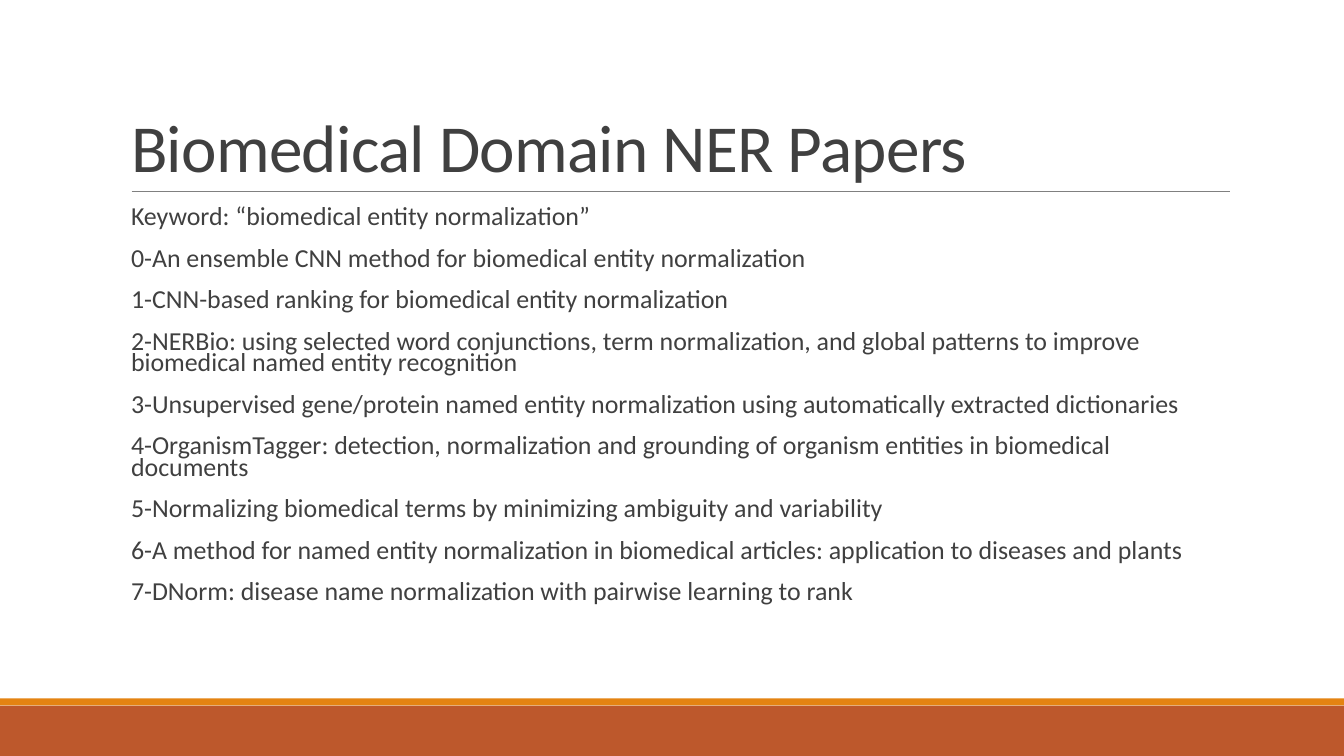
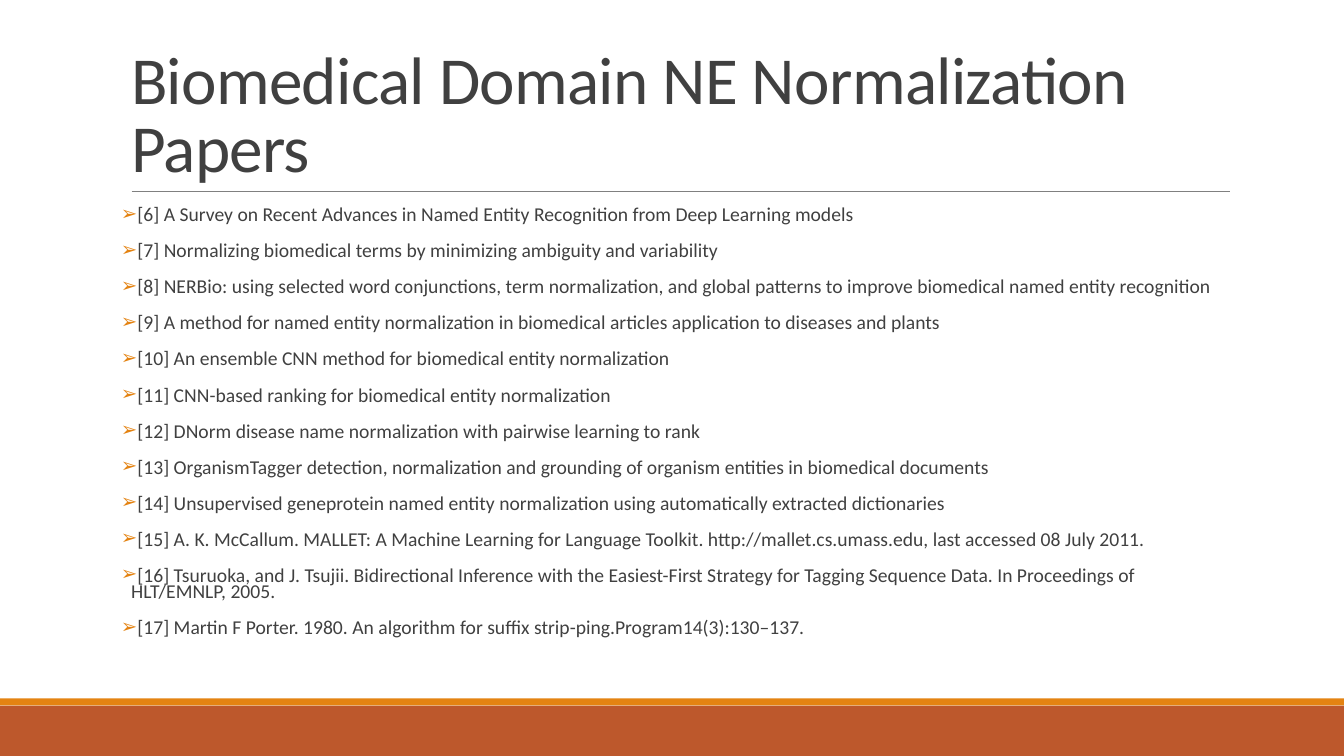
Before and after one commit to abdullahyldz/Cmpe493TermProject, a slide deck: slide 13 of Slides/Can Deveci.pptx (slide 8 before the commit). Drawn at 1344x756 pixels with LibreOffice and Linux fonts; fonts in the diff are those of the drawing. Boxes give left, top, right and bottom in pixels: in the first picture for what was removed or moved away, otherwise in the second. Text is boxed around its words. In the diff, an @@ line names an element or a change of style, - is before the commit and + after.

Commit message:
Finished presentation.

```diff
--- a/Slides/Can Deveci.pptx
+++ b/Slides/Can Deveci.pptx
@@ title at (131,57,1128,183): text changed @@
-Biomedical Domain NER Papers
+Biomedical Domain NE Normalization Papers
@@ text at (131,207,1210,638): text changed; size 18.5 to 14 pt @@
-  Keyword: “biomedical entity normalization”
-  0-An ensemble CNN method for biomedical entity normalization
-  1-CNN-based ranking for biomedical entity normalization
-  2-NERBio: using selected word conjunctions, term normalization, and global patterns to improve biomedical named entity recognition
-  3-Unsupervised gene/protein named entity normalization using automatically extracted dictionaries
-  4-OrganismTagger: detection, normalization and grounding of organism entities in biomedical documents
-  5-Normalizing biomedical terms by minimizing ambiguity and variability
-  6-A method for named entity normalization in biomedical articles: application to diseases and plants
-  7-DNorm: disease name normalization with pairwise learning to rank
+➢ [6] A Survey on Recent Advances in Named Entity Recognition from Deep Learning models
+➢ [7] Normalizing biomedical terms by minimizing ambiguity and variability
+➢ [8] NERBio: using selected word conjunctions, term normalization, and global patterns to improve biomedical named entity recognition
+➢ [9] A method for named entity normalization in biomedical articles application to diseases and plants
+➢ [10] An ensemble CNN method for biomedical entity normalization
+➢ [11] CNN-based ranking for biomedical entity normalization
+➢ [12] DNorm disease name normalization with pairwise learning to rank
+➢ [13] OrganismTagger detection, normalization and grounding of organism entities in biomedical documents
+➢ [14] Unsupervised geneprotein named entity normalization using automatically extracted dictionaries
+➢ [15] A. K. McCallum. MALLET: A Machine Learning for Language Toolkit. http://mallet.cs.umass.edu, last accessed 08 July 2011.
+➢ [16] Tsuruoka, and J. Tsujii. Bidirectional Inference with the Easiest-First Strategy for Tagging Sequence Data. In Proceedings of HLT/EMNLP, 2005.
+➢ [17] Martin F Porter. 1980. An algorithm for suffix strip-ping.Program14(3):130–137.
```
Also in this commit, not shown: 5 other slides changed, 2 slides added, 11 other files.
